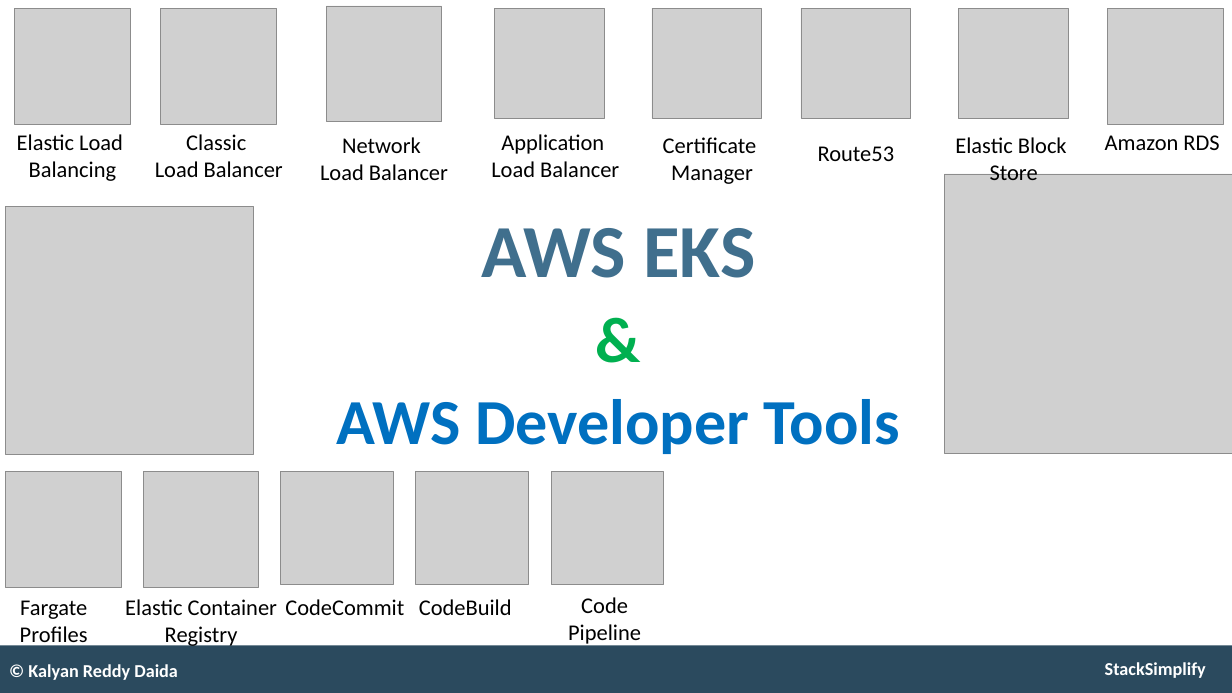
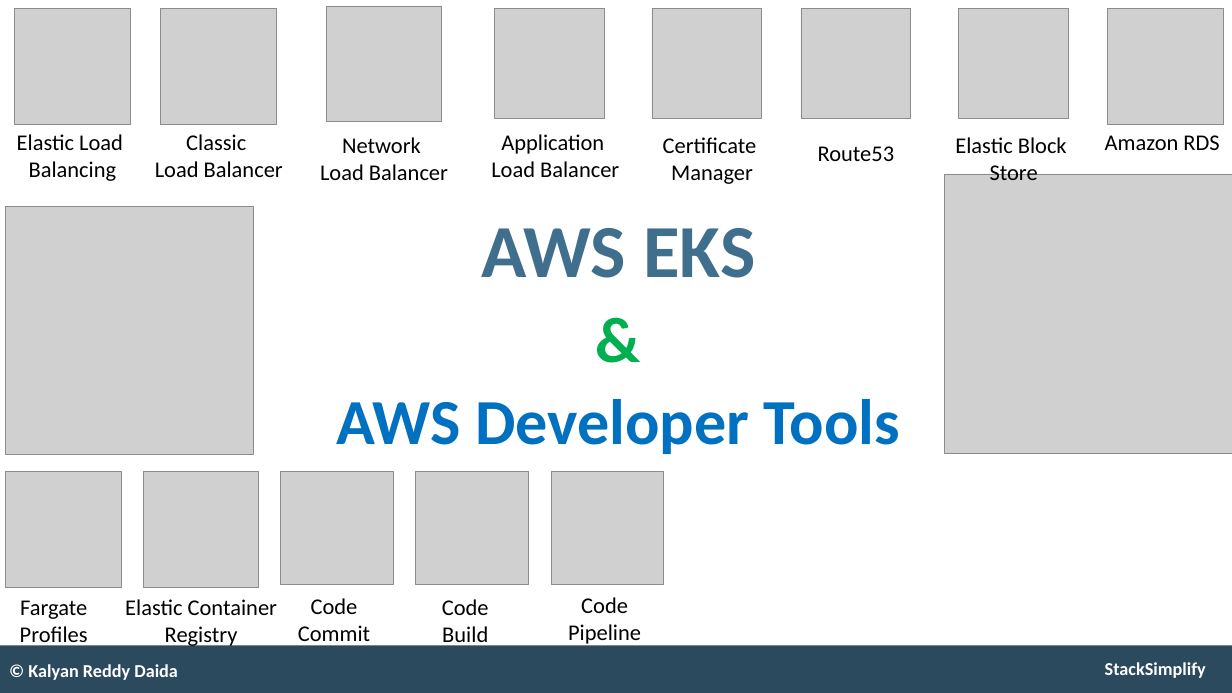
Before and after one commit to talvionyx/aws-eks-kubernetes-masterclass, a slide deck: slide 123 of presentation/AWS-Fargate-and-EKS-Masterclass.pptx. Drawn at 1232x693 pixels with LibreOffice and Linux fonts; fonts in the diff are those of the drawing; grey boxes stand for pictures. Boxes give left, top, right and bottom in pixels: in the first picture for what was removed or moved away, otherwise in the second. Text is boxed around its words. In the diff, an @@ line names an element or a change of style, - is before the commit and + after.

```diff
--- a/presentation/AWS-Fargate-and-EKS-Masterclass.pptx
+++ b/presentation/AWS-Fargate-and-EKS-Masterclass.pptx
@@ text at bbox=[298, 598, 370, 647]: text changed @@
-CodeCommit
+Code
+Commit
@@ text at bbox=[442, 599, 489, 648]: text changed @@
-CodeBuild
+Code
+Build
```
Also in this commit, not shown: 1 other slide changed, 8 other files.
